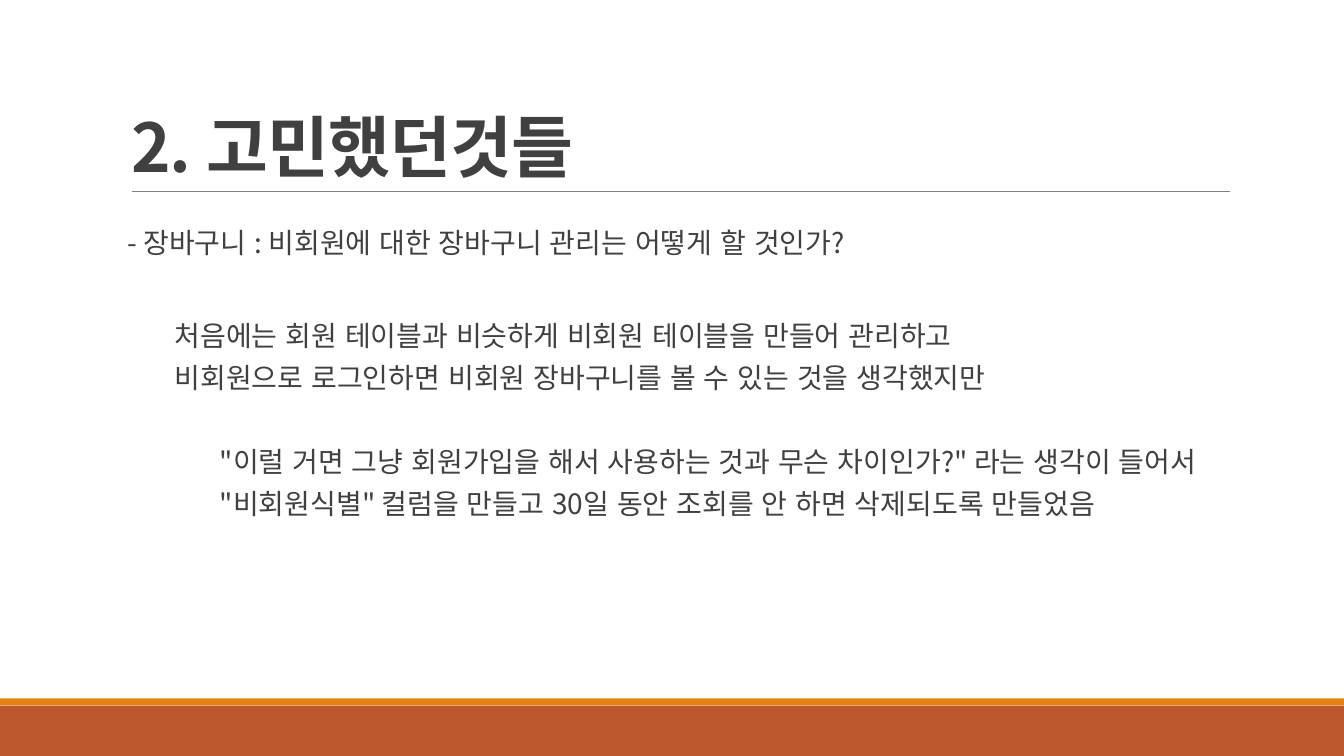
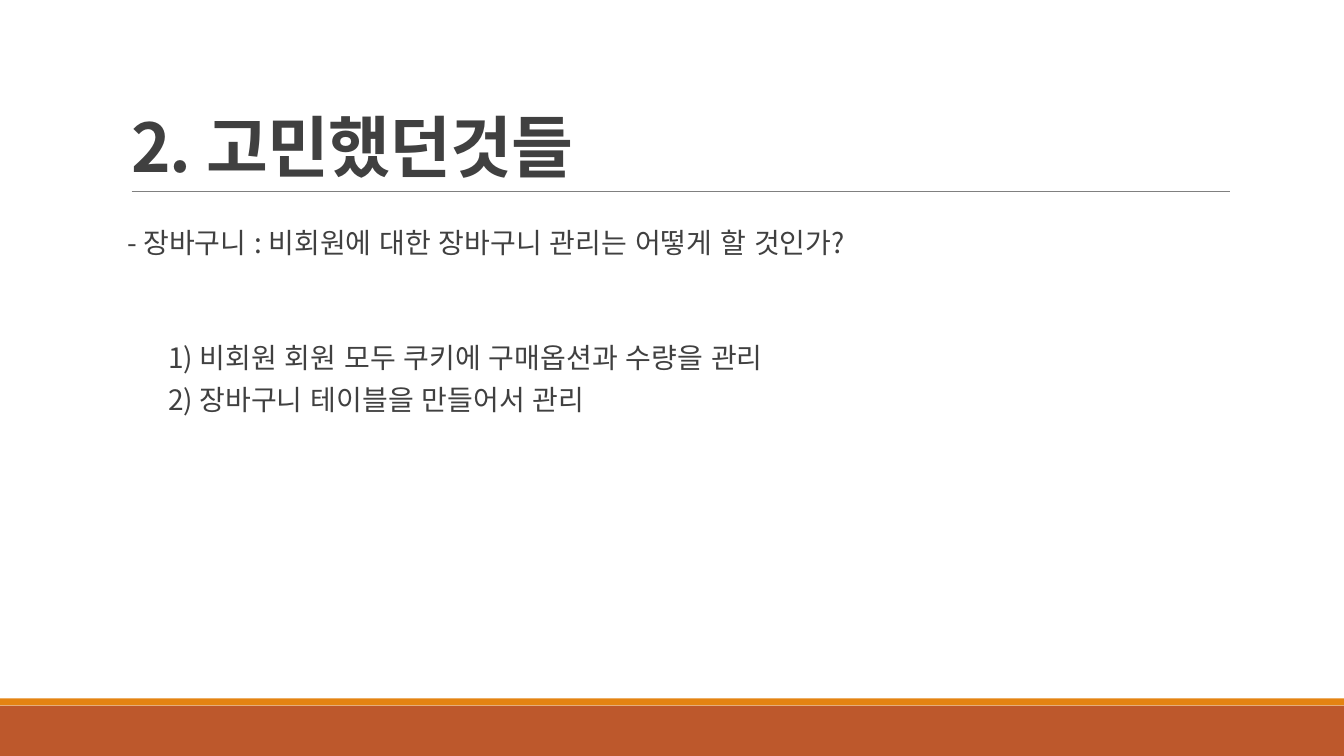
Before and after one commit to src8655/mhshop, a slide deck: slide 20 of 윤민호 발표.pptx. Drawn at 1344x756 pixels with LibreOffice and Linux fonts; fonts in the diff are those of the drawing. Boxes give left, top, right and bottom in pixels: in the first picture for what was removed or moved away, otherwise in the second. Text is boxed around its words. In the diff, an @@ line names an element or a change of style, - is before the commit and + after.

```diff
--- a/윤민호 발표.pptx
+++ b/윤민호 발표.pptx
@@ text at [168,345,763,416]: text changed @@
-  처음에는 회원 테이블과 비슷하게 비회원 테이블을 만들어 관리하고
-  비회원으로 로그인하면 비회원 장바구니를 볼 수 있는 것을 생각했지만
-    "이럴 거면 그냥 회원가입을 해서 사용하는 것과 무슨 차이인가?" 라는 생각이 들어서
-    "비회원식별" 컬럼을 만들고 30일 동안 조회를 안 하면 삭제되도록 만들었음
+  1) 비회원 회원 모두 쿠키에 구매옵션과 수량을 관리
+  2) 장바구니 테이블을 만들어서 관리
```
Also in this commit, not shown: 3 other slides changed.
